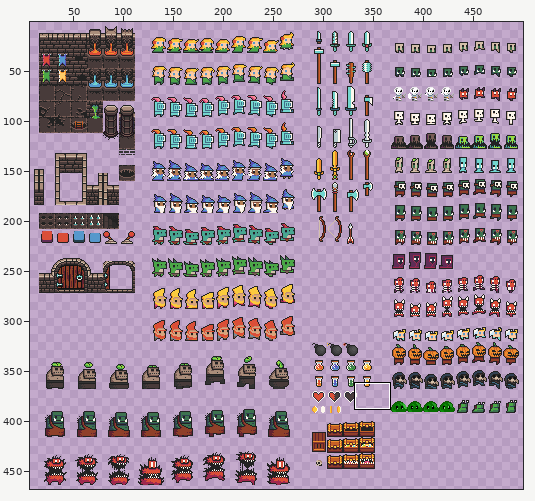
One commit to this sprite sheet: Art/0x72_DungeonTilesetII_v1.6.png. Above: a wide view before the commit, with the close-up outlined.
Close-up. The starting point:
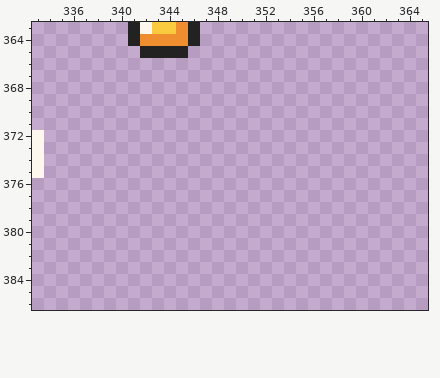
The file is 512x512 pixels. Colours within 5 levels of each other are drawn and written as one. Shown: x 333..365, y 363..386. The wide view leaves out empty margins.
New version:
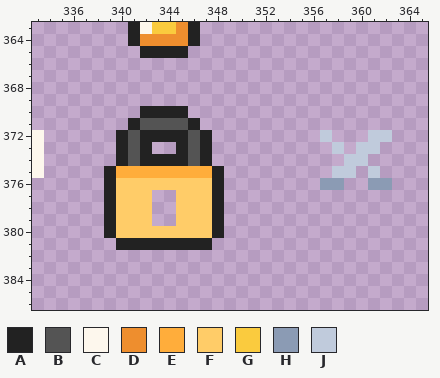
Palette (. is transparent): A #222222  B #545454  C #fdf7ed  D #ee8e2e  E #ffad3b  F #ffcc68  G #facb3e  H #8b9bb4  J #c0cbdc
What changed:
{"y":370,"x":342,"old":"....","new":"AAAA"}
{"y":371,"x":341,"old":"......","new":"ABBBBA"}
{"y":372,"x":340,"old":"........","new":"ABAAAABA"}
{"y":372,"x":357,"old":".","new":"J"}
{"y":372,"x":361,"old":"..","new":"JJ"}
{"y":373,"x":340,"old":"...","new":"ABA"}
{"y":373,"x":345,"old":"...","new":"ABA"}
{"y":373,"x":358,"old":".","new":"J"}
{"y":373,"x":360,"old":"..","new":"JJ"}
{"y":374,"x":340,"old":"........","new":"ABAAAABA"}
{"y":374,"x":359,"old":"..","new":"JJ"}
{"y":375,"x":339,"old":"..........","new":"AEEEEEEEEA"}
{"y":375,"x":358,"old":"..","new":"JJ"}
{"y":375,"x":361,"old":".","new":"J"}
{"y":376,"x":339,"old":"..........","new":"AFFFFFFFFA"}
{"y":376,"x":357,"old":"..","new":"HH"}
{"y":376,"x":361,"old":"..","new":"HH"}
{"y":377,"x":339,"old":"....","new":"AFFF"}
{"y":377,"x":345,"old":"....","new":"FFFA"}
{"y":378,"x":339,"old":"....","new":"AFFF"}
{"y":378,"x":345,"old":"....","new":"FFFA"}
{"y":379,"x":339,"old":"....","new":"AFFF"}
{"y":379,"x":345,"old":"....","new":"FFFA"}
{"y":380,"x":339,"old":"..........","new":"AFFFFFFFFA"}
{"y":381,"x":340,"old":"........","new":"AAAAAAAA"}
{"label":"added","picture_box":[104,106,224,250]}
{"label":"added","picture_box":[320,130,392,190]}
